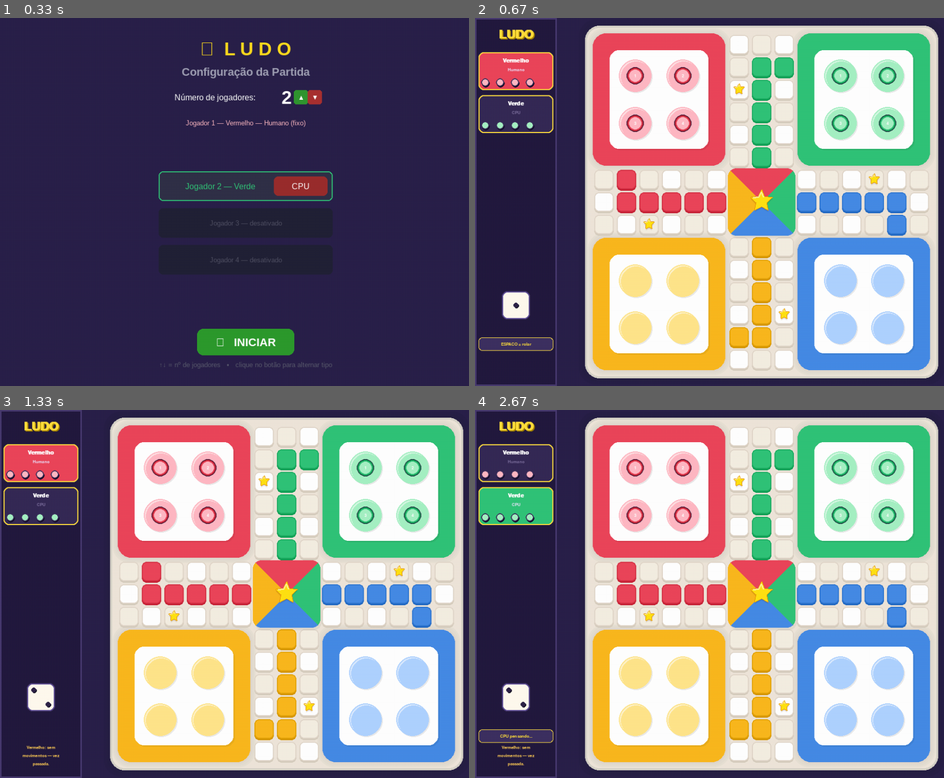
Above: before the commit, frames 1-4 (two rows, left to right).
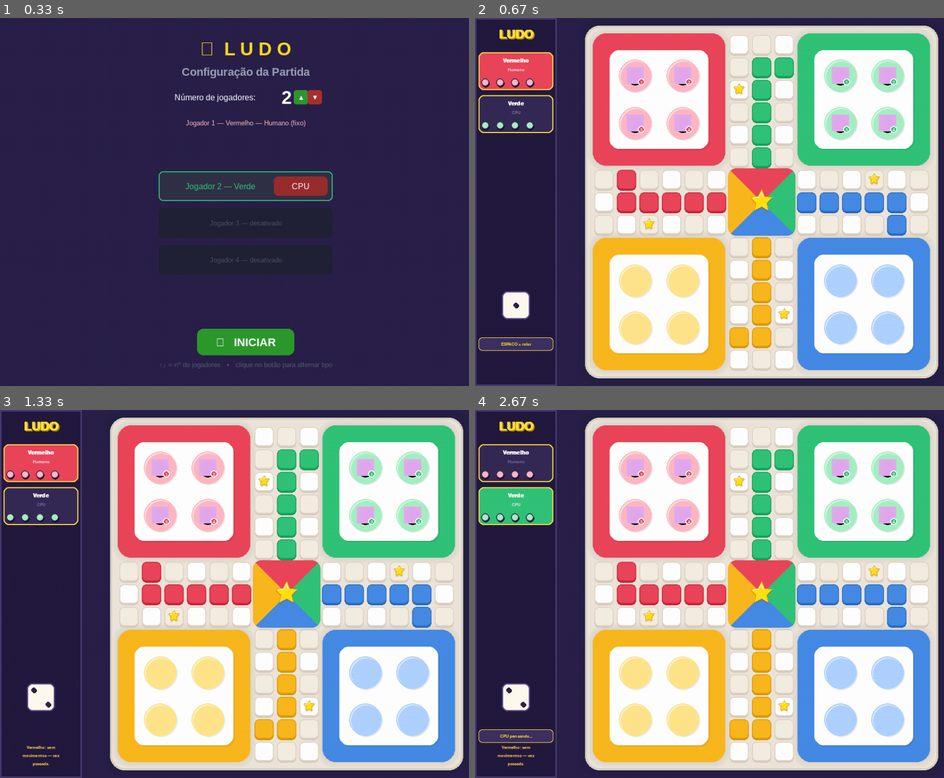
Above: after the commit, the same moments.

Repository: zluaninhaxp/ludo_pygame
Game: pygame game, started from main.py
Same seed, same stepped clock (60 frames per second), same inputs: the game is played once before the commit and once after it.
Inputs:
- Up to frame 1 (0.33 s): no input
- Up to frame 2 (0.67 s): click "▶ INICIAR" at 0.38 s
- Up to frame 3 (1.33 s): tap Space at 0.67 s
- Up to frame 4 (2.67 s): no input

Frame 1 is identical in both runs. In frame 2, 1.4% of the frame differs, in the area x 32-91%, y 13-32%; in frame 3, 1.4%; in frame 4, 1.4%.

Commit message:
Acrescenta imagens nos peoes

Diff:
--- a/renderer.py
+++ b/renderer.py
@@ -13,6 +13,7 @@
 """
 import pygame
 import math
+import os
 from constants import (
     W, H, SIDE_W, CELL, BX, BY,
     WHITE, BLACK, BG,
@@ -108,8 +109,46 @@
         pygame.draw.circle(surf, dot_fill,(px_,     py_),      r_dot)
 
 
-# ── Peças ─────────────────────────────────────────────────────────────────────
-_OFFSETS4 = [(-7, -7), (7, -7), (-7, 7), (7, 7)]
+# ── Gerenciador de Imagens (Rostos) ───────────────────────────────────────────
+_PIECE_IMAGES = {}
+
+def _get_piece_image(pid, radius):
+    """Carrega a foto, redimensiona mantendo a proporção (sem amassar) e centraliza."""
+    key = (pid, radius)
+    if key in _PIECE_IMAGES:
+        return _PIECE_IMAGES[key]
+
+    size = radius * 2
+    path = os.path.join("images", f"player_{pid}.png")
+
+    # Cria a superfície final com fundo transparente
+    final_img = pygame.Surface((size, size), pygame.SRCALPHA)
+
+    try:
+        img = pygame.image.load(path).convert_alpha()
+        orig_w, orig_h = img.get_size()
+
+        # MÁGICA DA PROPORÇÃO: Pega o menor fator de escala para garantir que caiba perfeitamente
+        scale = min(size / orig_w, size / orig_h)
+        new_w = int(orig_w * scale)
+        new_h = int(orig_h * scale)
+
+        # Redimensiona a imagem usando o mesmo fator para largura e altura (não distorce!)
+        img = pygame.transform.smoothscale(img, (new_w, new_h))
+
+        # Calcula a posição X e Y para centralizar a imagem na superfície
+        pos_x = (size - new_w) // 2
+        pos_y = (size - new_h) // 2
+
+        # Como são PNGs transparentes, colamos direto no centro sem usar máscara
+        final_img.blit(img, (pos_x, pos_y))
+
+    except Exception:
+        # Fallback caso a imagem não seja encontrada na pasta
+        pygame.draw.circle(final_img, PL[pid], (radius, radius), radius)
+
+    _PIECE_IMAGES[key] = final_img
+    return final_img
 
 
 def draw_pieces(surf, game):
@@ -152,39 +191,39 @@
 
 def _draw_piece(surf, pid, idx, px, py, sel):
     """
-    Token flat-vector / sticker:
-      Camadas de baixo para cima:
-        1. Anel de seleção (se selecionável)
-        2. Sombra flat sólida
-        3. Corpo — PC[pid]
-        4. Anel interno claro — PL[pid]  (flat shading, não brilho)
-        5. Flat highlight: retângulo sólido branco no topo
-        6. Contorno duplo: PD[pid] espesso + _INK fino (sticker)
-        7. Número
+    Token com foto do jogador (agora sem bordas duras, apenas o PNG):
+      1. Anel de seleção (se selecionável)
+      2. Sombra flutuante suave
+      3. Imagem do rosto (proporcional)
+      4. Badge (bottonzinho) com o número da peça
     """
     r = CELL // 2 - 5
 
-    # 1 · Anel de seleção — flat, dois círculos concêntricos
+    # 1 · Anel de seleção (quando é a vez de escolher quem anda)
     if sel:
-        pygame.draw.circle(surf, _HINT_COL, (px, py), r + 7)
-        pygame.draw.circle(surf, WHITE,     (px, py), r + 7, 2)
-        pygame.draw.circle(surf, _INK,      (px, py), r + 7, 1)
-
-    # 3 · Corpo
-    pygame.draw.circle(surf, PC[pid], (px, py), r)
-
-    # 4 · Anel interno claro (flat 2-tone shading — não gummy)
-    ir = max(r - 5, 4)
-    pygame.draw.circle(surf, PL[pid], (px, py), ir)
-
-    # 6 · Contorno: borda colorida grossa + ink fino
-    pygame.draw.circle(surf, PD[pid], (px, py), r, 3)
-    pygame.draw.circle(surf, _INK,    (px, py), r, 1)
-
-    # 7 · Número central
+        pygame.draw.circle(surf, _HINT_COL, (px, py), r + 6)
+        pygame.draw.circle(surf, WHITE,     (px, py), r + 6, 2)
+
+    # 2 · Sombra de elevação (mantemos uma sombrinha para o rosto não parecer liso no tabuleiro)
+    pygame.draw.circle(surf, (0, 0, 0, 25), (px, py + 3), r - 1)
+
+    # 3 · Imagem do rosto (proporcional e sem distorcer)
+    img = _get_piece_image(pid, r)
+    img_rect = img.get_rect(center=(px, py))
+    surf.blit(img, img_rect)
+
+    # 4 · Badge (Pequeno círculo no canto inferior direito com o número da peça)
+    badge_r = 7
+    bx, by = px + r - 5, py + r - 5
+
+    # Fundo e contorno do badge (ajuda a identificar a cor do jogador)
+    pygame.draw.circle(surf, PC[pid], (bx, by), badge_r)
+    pygame.draw.circle(surf, WHITE,   (bx, by), badge_r, 2)
+
+    # Número
     lbl = F_XSM.render(str(idx + 1), True, WHITE)
-    surf.blit(lbl, (px - lbl.get_width()  // 2,
-                    py - lbl.get_height() // 2))
+    surf.blit(lbl, (bx - lbl.get_width()  // 2,
+                    by - lbl.get_height() // 2 + 1))
 
 
 # ── Sidebar ───────────────────────────────────────────────────────────────────
Binary file added: images/player_0.png
Binary file added: images/player_1.png
Binary file added: images/player_2.png
Binary file added: images/player_3.png
